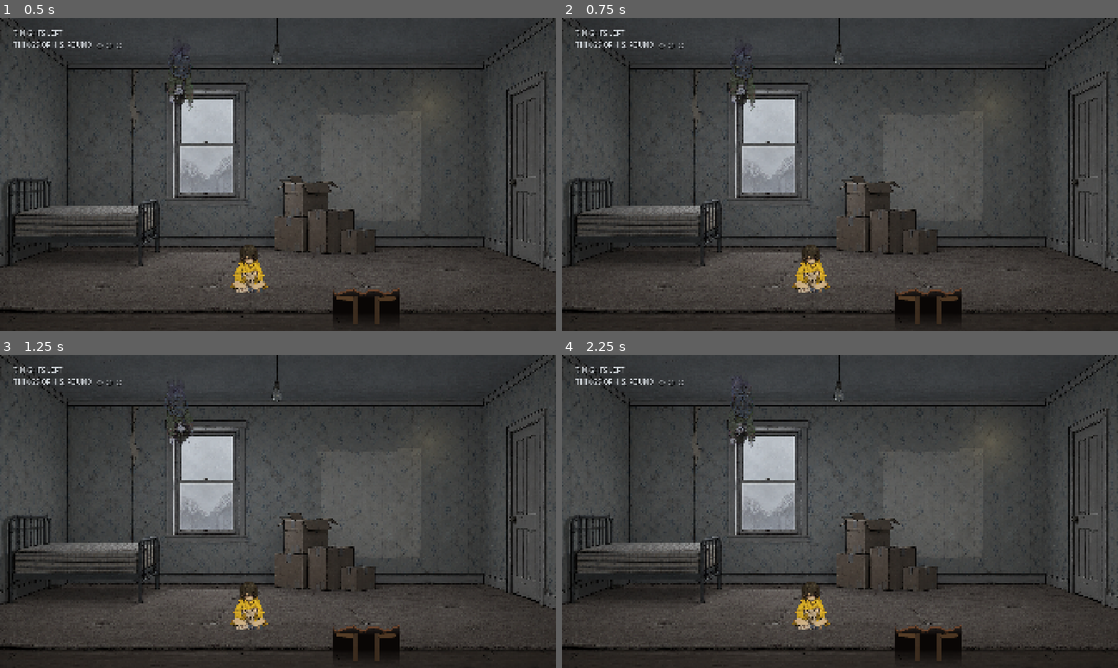
Above: before the commit, frames 1-4 (two rows, left to right).
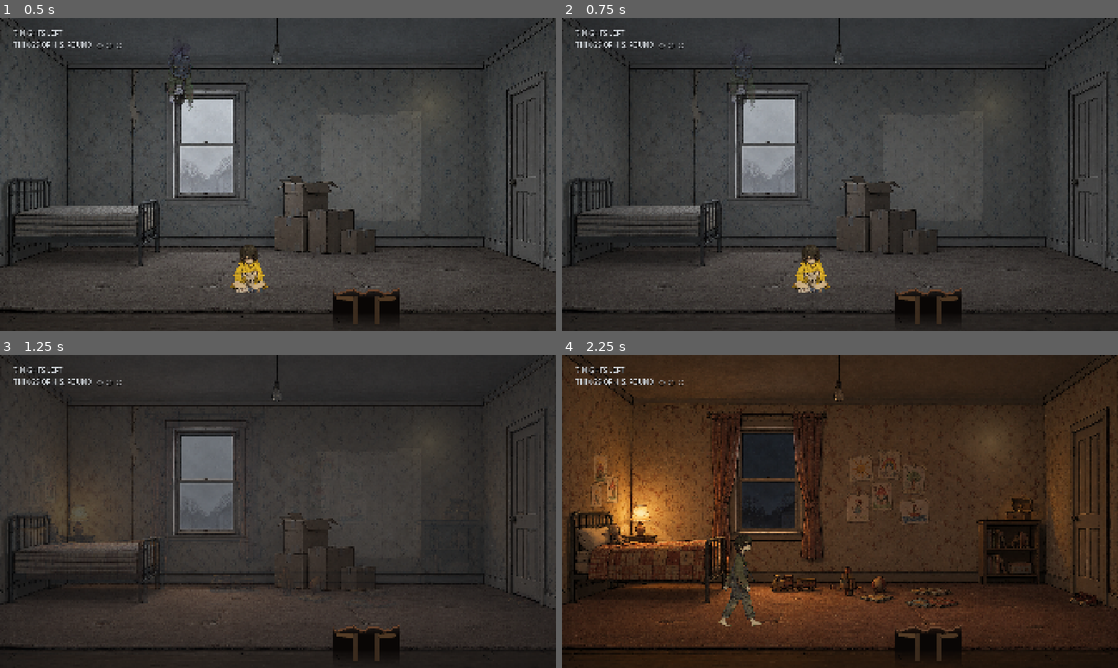
Above: after the commit, the same moments.

Repository: narasimhareddyvalam/walker-houseghost-narasimha-v
Game: Godot game, scene res://scenes/Bedroom.tscn
Two runs of this game, one before a commit and one after it. Both use one fixed random seed, a clock stepped at 60 frames per second and the inputs below. Sound files missing from this copy of the repository are replaced by a short silence.
Inputs (mouse positions are in pixels of both pictures, inside the frame that each line leads up to):
- Up to frame 1 (0.5 s): no input
- Up to frame 2 (0.75 s): tap Enter at 0.5 s; move the mouse to (962, 158) at 0.52 s; hold Right (move_right) from 0.53 s (still down); hold E (contact) from 0.53 s (still down); click (962, 158) at 0.67 s
- Up to frame 3 (1.25 s): keep holding Right (move_right); keep holding E (contact); tap Space (jump) at 0.77, 1.07 s
- Up to frame 4 (2.25 s): move the mouse to (728, 527) at 1.27 s; release E (contact) at 1.28 s; tap F (flip_world) at 1.35 s; tap Space (jump) at 1.52, 1.82 s; move the mouse to (895, 442) at 2.02 s; release Right (move_right) at 2.03 s; hold Left (move_left) from 2.03 s (still down); hold E (contact) from 2.03 s (still down)

Frame 1 is identical in both runs. In frame 2, 0.6% of the frame differs, in the area x 30-42%, y 22-48%; in frame 3, 14%; in frame 4, 88%, in the area x 0-100%, y 0-100%.

Commit message:
Let the player cut through the opening, and keep the house quiet until then
Not being able to move was the opening holding control for eleven
seconds with no way out. A player who presses keys and gets nothing
does not conclude that a cutscene is running; they conclude the game is
broken, which is the opposite of what an opening is for. It is 8.3
seconds now if left alone, and any key press cuts straight to control:
measured, pressing a key 1.5 s in hands over at 3.4 s and he moves
immediately.

The ticking was the relics calling, not the heartbeat. Each one chimed
every four seconds from the first frame, before the player had any way
to act on it, which makes it a noise rather than a signal. Nothing
calls now until control has been handed across. The heart was already
silent at a full calendar and stays that way until four nights remain.

Co-Authored-By: Claude Opus 5 (1M context) <noreply@anthropic.com>

Diff:
--- a/godot/scripts/contact_point.gd
+++ b/godot/scripts/contact_point.gd
@@ -36,12 +36,13 @@
 const CALL_EVERY := 4.0
 var _call_timer := 0.0
 var _ever_touched := false
+var _calling := false
 
 
 func _ready() -> void:
 	body_entered.connect(func(_b): _player_inside = true)
 	body_exited.connect(func(_b): _player_inside = false)
-	_call_timer = 1.2
+	_calling = false
 
 
 func set_beacon_stream(stream: AudioStream) -> void:
@@ -75,8 +76,15 @@
 
 
 ## The call. Silent once it has been answered.
+## Nothing calls until the player has the controls. A sound with no action
+## attached to it is just a noise, and the opening is not the time for one.
+func start_calling() -> void:
+	_calling = true
+	_call_timer = 1.0
+
+
 func _call(delta: float) -> void:
-	if _ever_touched or _beacon.stream == null:
+	if not _calling or _ever_touched or _beacon.stream == null:
 		return
 	_call_timer -= delta
 	if _call_timer <= 0.0:
--- a/godot/scripts/hud.gd
+++ b/godot/scripts/hud.gd
@@ -62,18 +62,26 @@
 
 
 ## The opening: three lines over the house as it really is, shown once.
-func show_opening(lines: Array) -> void:
+func show_opening(lines: Array, world) -> void:
 	_opening.visible = true
 	_opening.modulate.a = 0.0
 	for i in lines.size():
+		if world._skip_opening:
+			break
 		_opening.text = "\n".join(lines.slice(0, i + 1))
 		var t := create_tween()
-		t.tween_property(_opening, "modulate:a", 1.0, 0.9)
+		t.tween_property(_opening, "modulate:a", 1.0, 0.55)
 		await t.finished
-		await _opening.get_tree().create_timer(1.1).timeout
+		await world._hold(0.85)
+	if world._skip_opening:
+		return
 	var out := create_tween()
-	out.tween_property(_opening, "modulate:a", 0.0, 1.2)
+	out.tween_property(_opening, "modulate:a", 0.0, 0.9)
 	await out.finished
+	_opening.visible = false
+
+
+func hide_opening() -> void:
 	_opening.visible = false
 	_note.visible = false
 
--- a/godot/scripts/world.gd
+++ b/godot/scripts/world.gd
@@ -124,6 +124,20 @@
 ## becomes the warm room he remembers. By the time control is handed over, the
 ## player knows the grey is true, the warm is memory, and which one he belongs
 ## to.
+## True as soon as the player presses anything during the opening. Holding
+## someone still for ten seconds while they press keys and nothing happens
+## teaches them the game is broken, which is the opposite of what an opening
+## is for.
+var _skip_opening := false
+
+
+func _hold(seconds: float) -> void:
+	var left := seconds
+	while left > 0.0 and not _skip_opening:
+		await get_tree().process_frame
+		left -= get_process_delta_time()
+
+
 func _open() -> void:
 	_player.controllable = false
 	_hud.set_hint("")
@@ -136,19 +150,22 @@
 	_audio.set_world_inverted(true)
 	_child.visible = true
 	_player.global_position = Vector2(620.0, 265.0)
-	await get_tree().create_timer(2.2).timeout
+	await _hold(1.3)
 
 	await _hud.show_opening([
 		"They told everyone I ran away.",
 		"A new family sleeps in my room now.",
 		"I need one of them to see me.",
-	])
+	], self)
+
+	if _skip_opening:
+		_hud.hide_opening()
 
 	# The memory closes over the truth rather than replacing it. He fades out of
 	# the ceiling as a ghost and fades in on the floor as a boy, with the rooms
 	# dissolving across the same two seconds, so the change reads as one world
 	# becoming another rather than as two pictures being swapped.
-	await get_tree().create_timer(0.5).timeout
+	await _hold(0.35)
 	_audio.play("flip")
 
 	var fade_out := create_tween()
@@ -180,11 +197,17 @@
 	await fade_in.finished
 
 	_player.controllable = true
+	for relic in _relics:
+		relic.start_calling()
+	_audio.set_days_left(_meters.days_left, _meters.DAYS_AT_START)
 	_refresh_hint()
 
 
 func _unhandled_input(event: InputEvent) -> void:
 	if not _player.controllable:
+		# Any press cuts the opening short rather than being swallowed.
+		if event is InputEventKey and event.pressed and not event.echo:
+			_skip_opening = true
 		return
 	if event.is_action_pressed("flip_world"):
 		flip()
--- a/godot/tests/probe.gd
+++ b/godot/tests/probe.gd
@@ -3,11 +3,20 @@
 	await process_frame
 	var s = load("res://scenes/Bedroom.tscn").instantiate()
 	root.add_child(s)
-	var p = s.get_node("Player"); var c = s.get_node("Child")
-	await create_timer(1.0).timeout
-	print("opening   -> child visible=", c.visible)
-	while not p.controllable: await create_timer(0.2).timeout
-	print("in memory -> child visible=", c.visible, " (false: she is not in his memory)")
-	s.flip(); await create_timer(1.4).timeout
-	print("in truth  -> child visible=", c.visible)
+	var p = s.get_node("Player")
+	var start := Time.get_ticks_msec()
+	await create_timer(1.5).timeout
+	# a player pressing a key 1.5s in, as they would
+	var ev := InputEventKey.new()
+	ev.keycode = KEY_RIGHT
+	ev.pressed = true
+	Input.parse_input_event(ev)
+	while not p.controllable: await create_timer(0.05).timeout
+	print("pressed a key at 1.5s -> control at %.1fs" % ((Time.get_ticks_msec()-start)/1000.0))
+	# and he moves straight away
+	Input.action_press("move_right")
+	var x0 = p.global_position.x
+	await create_timer(0.8).timeout
+	Input.action_release("move_right")
+	print("then moved ", round(p.global_position.x - x0), " px")
 	quit()
